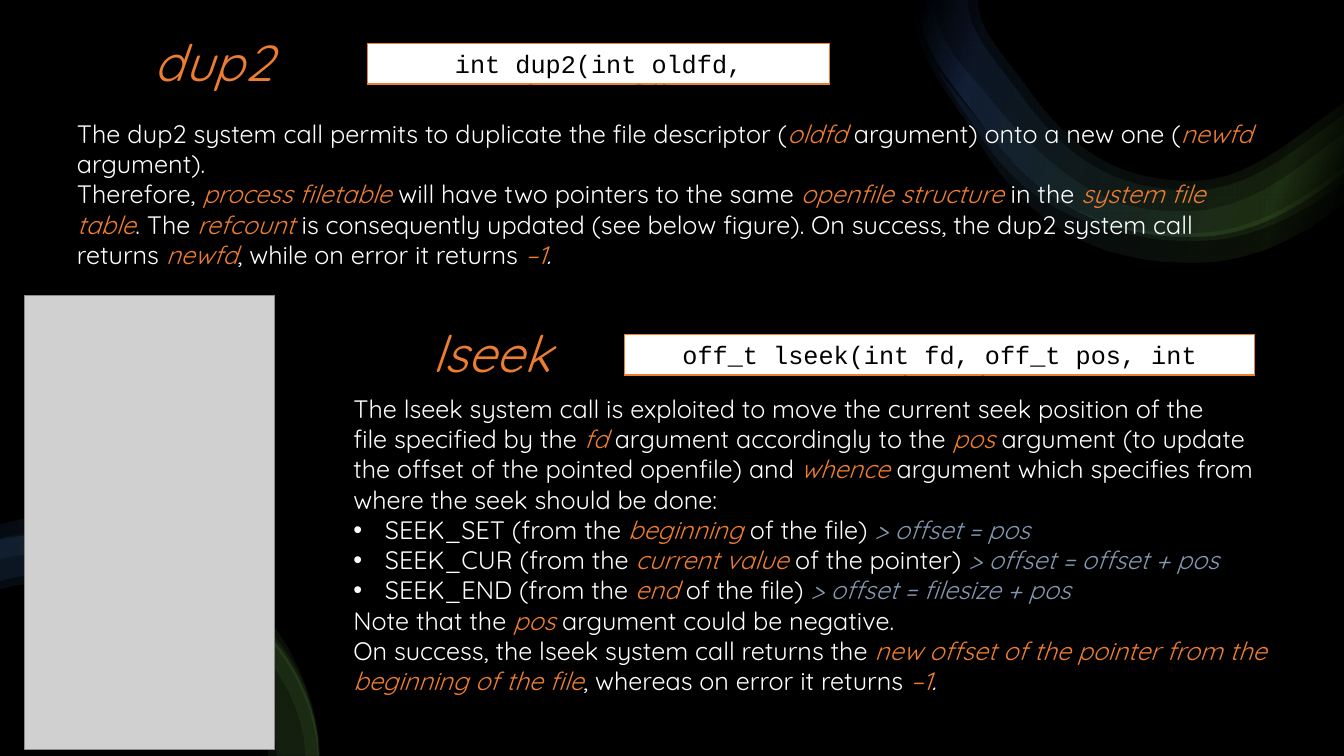
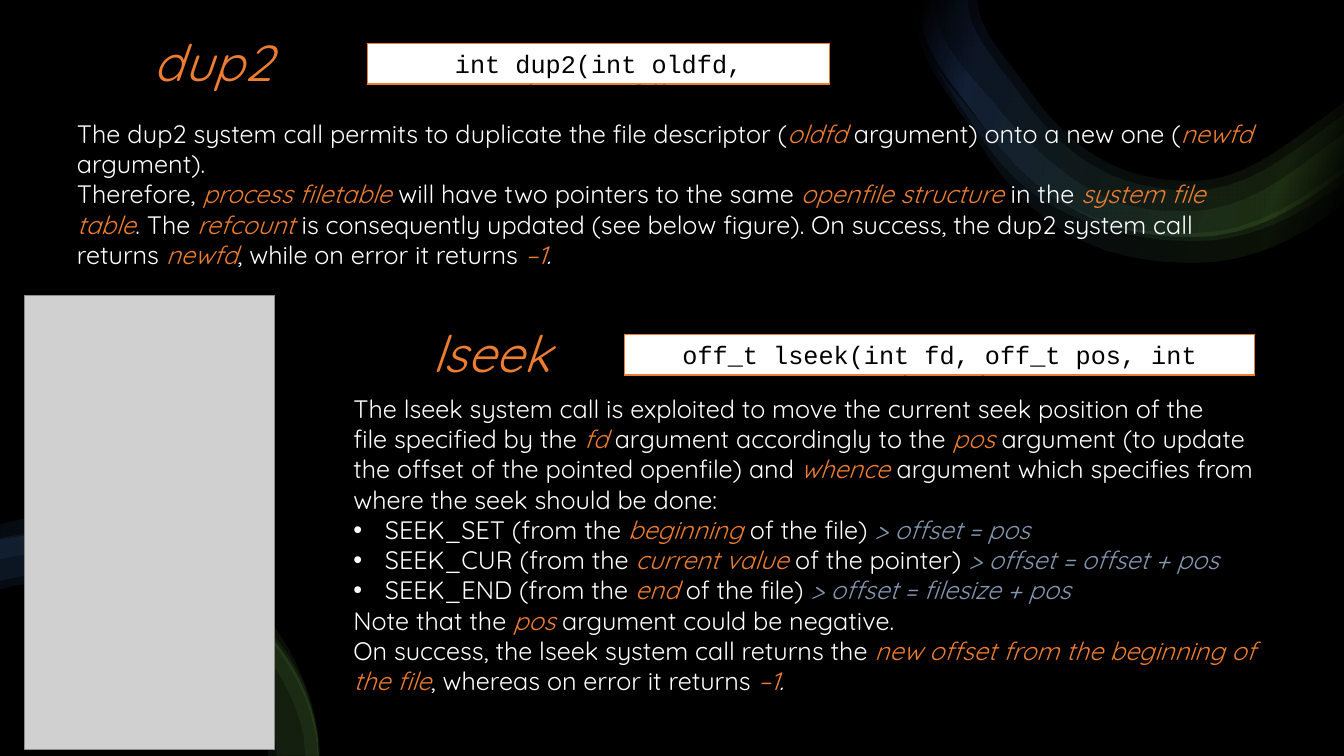
Before and after one commit to DavideAlta/OS161-shell, a slide deck: slide 15 of OS161-shell.pptx. Drawn at 1344x756 pixels with LibreOffice and Linux fonts; fonts in the diff are those of the drawing; grey boxes stand for pictures. Boxes give left, top, right and bottom in pixels: in the first picture for what was removed or moved away, otherwise in the second. Text is boxed around its words. In the diff, an @@ line names an element or a change of style, - is before the commit and + after.

```diff
--- a/OS161-shell.pptx
+++ b/OS161-shell.pptx
@@ text at [353, 634, 1255, 691]: text changed @@
-On success, the lseek system call returns the new offset of the pointer from the beginning of the file, whereas on error it returns –1.
+On success, the lseek system call returns the new offset from the beginning of the file, whereas on error it returns –1.
```
Also in this commit, not shown: 3 other slides changed.
